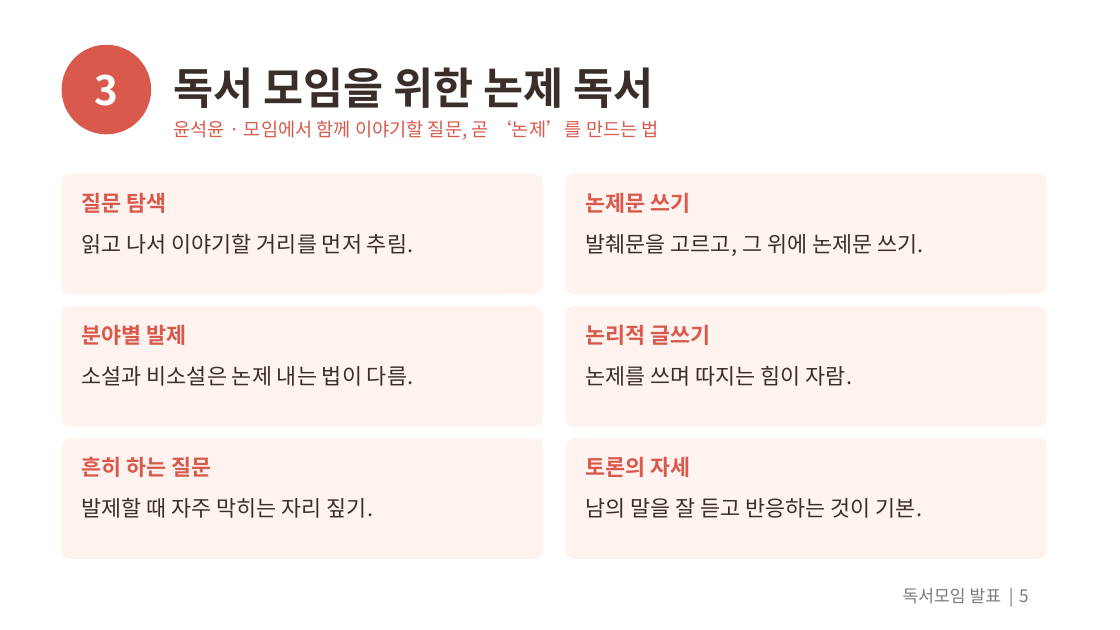
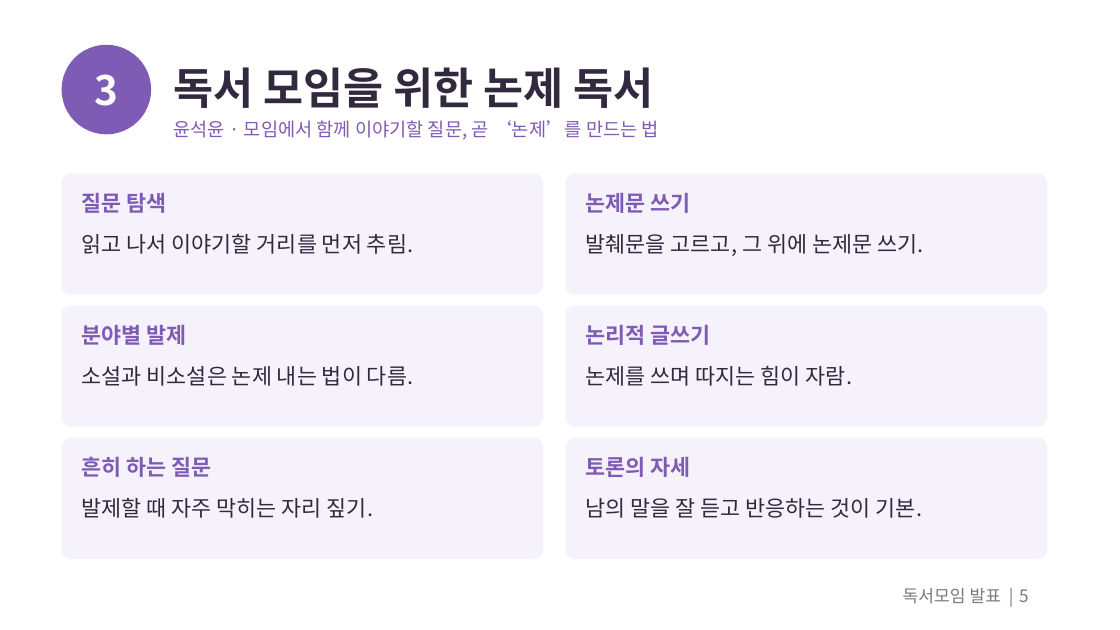
Before and after one commit to outis-books/bookclub, a slide deck: slide 5 of question-reading/question-reading.pptx. Drawn at 1120x630 pixels with LibreOffice and Linux fonts; fonts in the diff are those of the drawing. Boxes give left, top, right and bottom in pixels: in the first picture for what was removed or moved away, otherwise in the second. Text is boxed around its words. In the diff, an @@ line names an element or a change of style, - is before the commit and + after.

```diff
--- a/question-reading/question-reading.pptx
+++ b/question-reading/question-reading.pptx
@@ ellipse at [62,45,151,134]: fill #D9594C to #7E5BB5 @@
@@ title "독서 모임을 위한 논제 독서" at [174,67,653,108]: text colour #3A2E2A to #33293F @@
@@ text "윤석윤 · 모임에서 함께 이야기할 ..." at [174,120,659,140]: text colour #D9594C to #7E5BB5 @@
@@ text "질문 탐색" at [82,193,414,254]: text colour #D9594C to #7E5BB5 in "질문 탐색"; text colour #3A2E2A to #33293F in "읽고 나서 이야기할 거리를 먼저 추림." @@
@@ text "논제문 쓰기" at [586,193,923,256]: text colour #D9594C to #7E5BB5 in "논제문 쓰기"; text colour #3A2E2A to #33293F in "발췌문을 고르고, 그 위에 논제문 쓰기." @@
@@ text "분야별 발제" at [82,325,414,386]: text colour #D9594C to #7E5BB5 in "분야별 발제"; text colour #3A2E2A to #33293F in "소설과 비소설은 논제 내는 법이 다름." @@
@@ text "논리적 글쓰기" at [586,325,853,386]: text colour #D9594C to #7E5BB5 in "논리적 글쓰기"; text colour #3A2E2A to #33293F in "논제를 쓰며 따지는 힘이 자람." @@
@@ fill #FFF3F0 to #F6F2FC in 6 elements at [62,174,543,295], [566,174,1047,295], [62,306,543,427], [566,306,1047,427], [62,438,543,559], [566,438,1047,559] @@
@@ text "흔히 하는 질문" at [82,456,374,518]: text colour #D9594C to #7E5BB5 in "흔히 하는 질문"; text colour #3A2E2A to #33293F in "발제할 때 자주 막히는 자리 짚기." @@
@@ text "토론의 자세" at [586,457,923,518]: text colour #D9594C to #7E5BB5 in "토론의 자세"; text colour #3A2E2A to #33293F in "남의 말을 잘 듣고 반응하는 것이 기본." @@
```
Also in this commit, not shown: 14 other slides changed, 17 other files.
